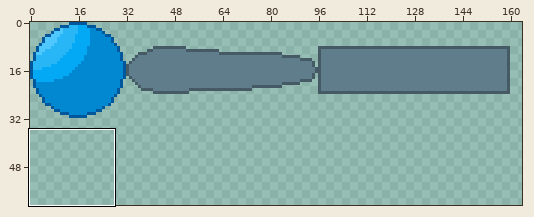
Pixel-art file: resource/game/PINBALL/png/Basic.aseprite. The picture above shows the old version from afar; the outline marks the close-up.
Close-up. Before the edit:
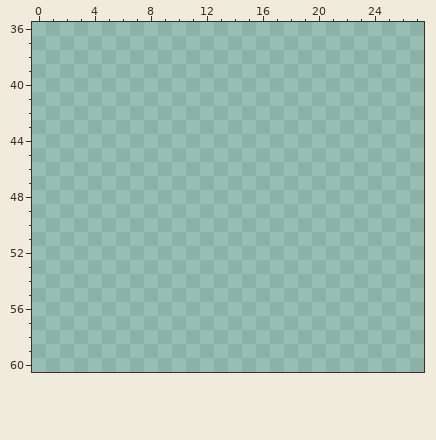
256x256 pixels, 1 frame. Shown: x 0..27, y 36..60. The wide view leaves out empty margins.
Once edited:
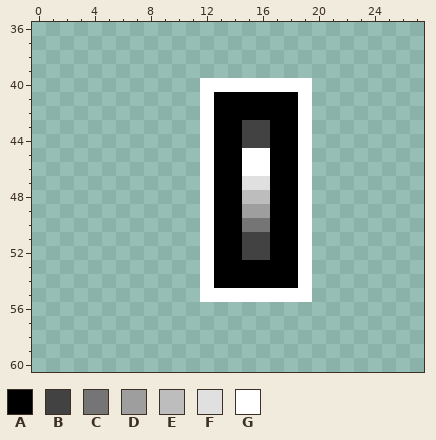
Palette (. is transparent): A #000000  B #424242  C #757575  D #9e9e9e  E #bdbdbd  F #e0e0e0  G #ffffff
From the commit log: PINBALL add graphics for the ball sensor
Diff:
Changed rows in their new state; - is an unchanged pixel.
Layer "Layer 1":
first column x 12:
40 GGGGGGGG
41 GAAAAAAG
42 GAAAAAAG
43 GAABBAAG
44 GAABBAAG
45 GAAGGAAG
46 GAAGGAAG
47 GAAFFAAG
48 GAAEEAAG
49 GAADDAAG
50 GAACCAAG
51 GAABBAAG
52 GAABBAAG
53 GAAAAAAG
54 GAAAAAAG
55 GGGGGGGG
Where, in picture pixels (left, top, right, bottom), the same in both close-ups:
added: (200, 78, 312, 302)
